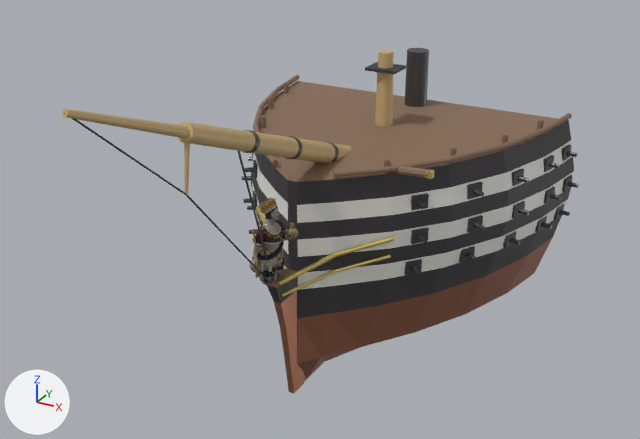
Before and after pictures for a commit that changed the glTF model figureheads/ships3d/windsor-castle.glb.
The view is the same before and after, from a 50 mm camera at (17.1, -29.9, 18.2) aimed at (0.9, -0.4, 3.4). Arrows for +X, +Y and +Z are at lower left; the lights stay in place. The first picture is the older version. Where no turn or scale is listed for an object, it has been applied to the vertices. Vertices at exactly the same position are counted once.

Objects in the first picture: 'windsor_castle_Figurehead', 'windsor_castle_ParentBow'.
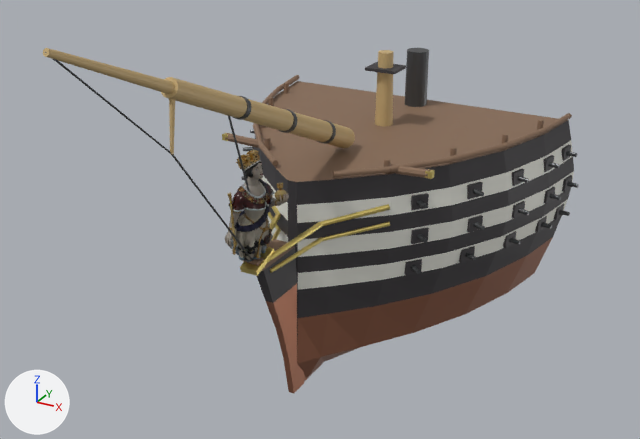
Where the newer file only moved an object's origin or applied its transform, the numbers keep the older frame.

Scene script edits in JSON lines:
```json
{"block": "me_windsor_castle_bowhullmesh", "where": "# used by ob_windsor_castle_parentbow; location = (0.0, -0.32, 3.25)"}
{"op": "remove", "block": "me_windsor_castle_bowhullmesh", "code": "me_windsor_castle_bowhullmesh.from_pydata(...)  # 2055 vertices, 3726 faces; spans x -8.7..8.7, y -12.8..12.8, z -8.1..8.1"}
{"op": "add", "block": "me_windsor_castle_bowhullmesh", "code": "me_windsor_castle_bowhullmesh.from_pydata(...)  # 2063 vertices, 3738 faces; spans x -8.7..8.7, y -13.2..12.8, z -8.1..9.8"}
{"block": "me_windsor_castle_bowhullmesh", "change": "me_windsor_castle_bowhullmesh part 1: the loose piece of 20 vertices spanning x -1.6..-0.2, y -2.5..0.2, z -2.0..-1.3 is scaled about its middle by (0.583, 1.23, 0.934), then moved by (0.2, -0.7, 1.5)"}
{"block": "me_windsor_castle_bowhullmesh", "change": "me_windsor_castle_bowhullmesh part 2: the loose piece of 20 vertices spanning x -3.4..-1.4, y 0.0..1.8, z -1.5..-0.8 is scaled about its middle by (1.17, 1.19, 1.01), then moved by (0.3, -0.3, 1.5)"}
{"block": "me_windsor_castle_bowhullmesh", "change": "me_windsor_castle_bowhullmesh part 3: the loose piece of 20 vertices spanning x 0.2..1.6, y -2.5..0.2, z -2.0..-1.3 is scaled about its middle by (0.583, 1.23, 0.932), then moved by (-0.2, -0.7, 1.5)"}
{"block": "me_windsor_castle_bowhullmesh", "change": "me_windsor_castle_bowhullmesh part 4: the loose piece of 24 vertices spanning x -0.1..0.1, y -7.8..-7.4, z 3.8..5.9 is moved by (0.0, -0.6, 1.6)"}
{"block": "me_windsor_castle_bowhullmesh", "change": "me_windsor_castle_bowhullmesh part 5: the loose piece of 16 vertices spanning x 0.0, y -12.8..-7.7, z 3.8..8.0 is scaled about its middle by (0.576, 0.959, 1.02), then moved by (0.0, -0.5, 1.7)"}
{"block": "me_windsor_castle_bowhullmesh", "change": "me_windsor_castle_bowhullmesh part 6: the loose piece of 44 vertices spanning x -0.4..0.4, y -4.2..-3.7, z 4.1..5.0 is moved by (0.0, -0.5, 1.4)"}
{"block": "me_windsor_castle_bowhullmesh", "change": "me_windsor_castle_bowhullmesh part 7: the loose piece of 16 vertices spanning x 0.0, y -7.8..-2.4, z -2.1..3.8 is scaled about its middle by (0.321, 0.884, 1.02), then moved by (0.0, -0.9, 1.6)"}
{"block": "me_windsor_castle_bowhullmesh", "change": "me_windsor_castle_bowhullmesh part 8: the loose piece of 44 vertices spanning x -0.5..0.5, y -7.8..4.2, z 1.0..6.3 is rebuilt with 44 vertices and now spans x -0.5..0.5, y -8.4..4.0, z 2.0..7.9"}
{"block": "me_windsor_castle_bowhullmesh", "change": "me_windsor_castle_bowhullmesh part 9: 7 loose pieces with 188 vertices, spanning x -3.3..3.4, y -2.2..2.4, z -2.7..3.8, are deleted"}
{"block": "me_windsor_castle_bowhullmesh", "change": "me_windsor_castle_bowhullmesh part 10: 47 vertices moved from x -8.7..8.4, y -2.9..12.8, z -6.1..2.3 to x -8.7..8.4, y -4.1..12.8, z -6.0..2.3; 11 vertices removed from x -7.7..6.1, y -0.9..12.8, z -3.0..2.3; 207 vertices added at x -7.7..6.0, y -4.3..12.7, z -2.7..5.1"}
{"block": "me_windsor_castle_bowhullmesh", "change": "me_windsor_castle_bowhullmesh part 11: 44 vertices removed from x -0.2..0.2, y -12.8..-4.7, z 4.8..8.1; 44 vertices added at x -0.2..0.2, y -13.2..-5.2, z 6.3..9.8"}
{"block": "me_windsor_castle_bowhullmesh", "change": "other edits to the shape of me_windsor_castle_bowhullmesh do not show in these pictures"}
{"op": "set", "path": "ob_windsor_castle_figurehead.location", "old": "(0.0, -2.81, 3.21)", "new": "(0.0, -4.01, 5.12)"}
{"op": "set", "path": "ob_windsor_castle_figurehead.scale", "old": "(1.8, 1.8, 1.8)", "new": "(2.23, 2.23, 2.23)"}
```

Where the change shows, as pixel boxes (x1, y1, x2, y2) in the pictures (640 x 439 px; the box of a moved part takes in the faces that stretch with it):
```json
{"object": "windsor_castle_ParentBow", "change": "reshaped", "before": [62, 48, 579, 393], "after": [43, 48, 579, 393]}
{"object": "windsor_castle_Figurehead", "change": "moved, rescaled", "before": [249, 198, 299, 283], "after": [225, 150, 289, 262], "on screen": "27% wider, 31% taller"}
{"part": 1, "of": "me_windsor_castle_bowhullmesh", "change": "moved or reshaped", "after": [270, 212, 281, 230], "on screen": "not visible before"}
{"part": 2, "of": "me_windsor_castle_bowhullmesh", "change": "moved or reshaped", "before": [256, 206, 266, 224], "after": [272, 206, 280, 214]}
{"part": 3, "of": "me_windsor_castle_bowhullmesh", "change": "moved or reshaped", "before": [279, 252, 337, 286], "after": [267, 222, 323, 263]}
{"part": 4, "of": "me_windsor_castle_bowhullmesh", "change": "moved or reshaped", "before": [184, 143, 190, 195], "after": [169, 99, 175, 154]}
{"part": 5, "of": "me_windsor_castle_bowhullmesh", "change": "moved or reshaped", "before": [64, 113, 187, 196], "after": [45, 52, 172, 155]}
{"part": 6, "of": "me_windsor_castle_bowhullmesh", "change": "moved or reshaped", "before": [242, 130, 260, 153], "after": [233, 96, 252, 120]}
{"part": 7, "of": "me_windsor_castle_bowhullmesh", "change": "moved or reshaped", "before": [187, 195, 271, 283], "after": [172, 154, 254, 261]}
{"part": 8, "of": "me_windsor_castle_bowhullmesh", "change": "rebuilt", "before": [177, 122, 351, 163], "after": [161, 77, 355, 148], "on screen": "11% wider, 71% taller"}
{"part": 9, "of": "me_windsor_castle_bowhullmesh", "change": "deleted", "before": [259, 136, 394, 297]}
{"part": 10, "of": "me_windsor_castle_bowhullmesh", "change": "built on", "before": [247, 75, 577, 393], "after": [240, 75, 577, 393]}
{"part": 11, "of": "me_windsor_castle_bowhullmesh", "change": "moved or reshaped", "before": [62, 109, 272, 279], "after": [43, 48, 250, 192]}
```
